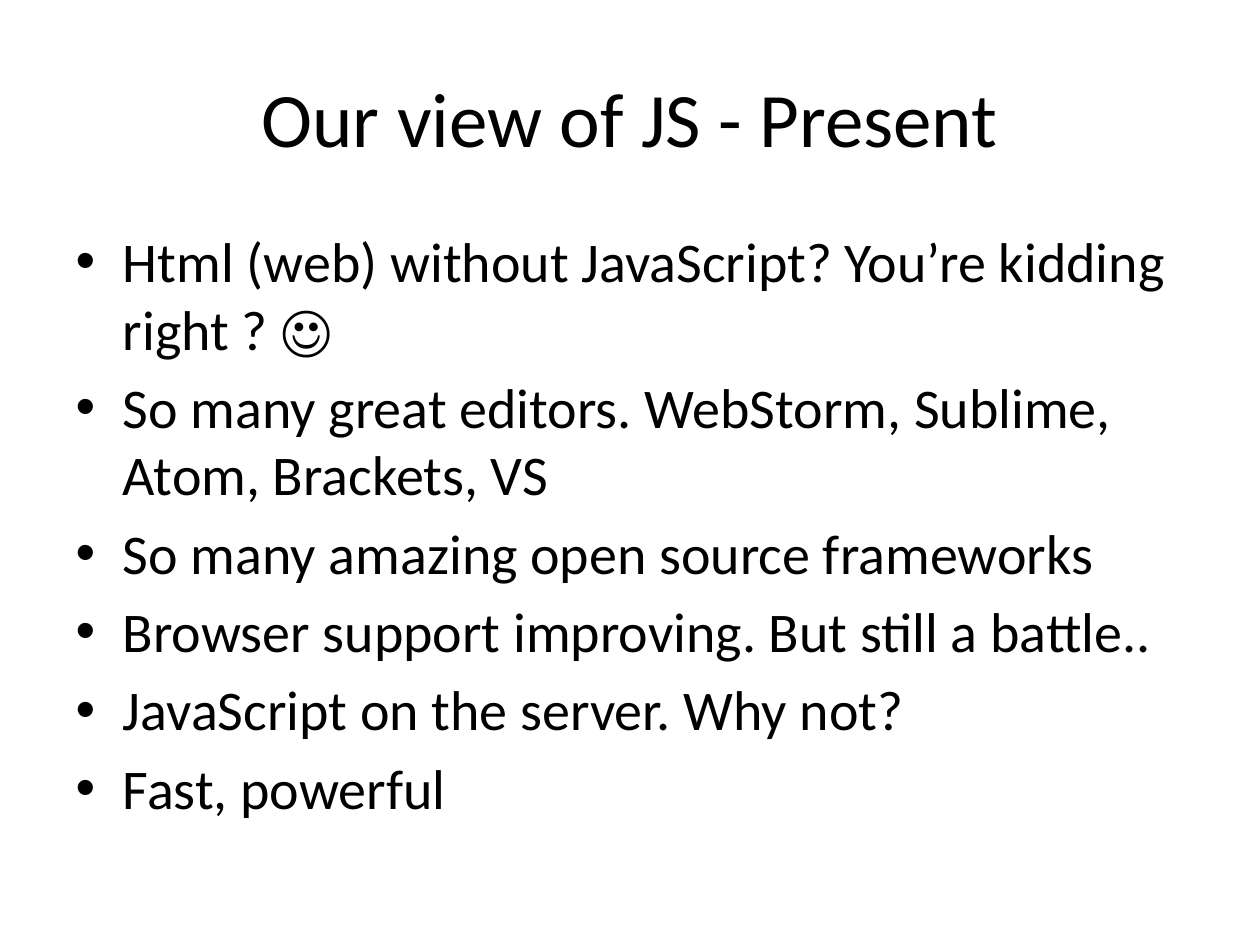
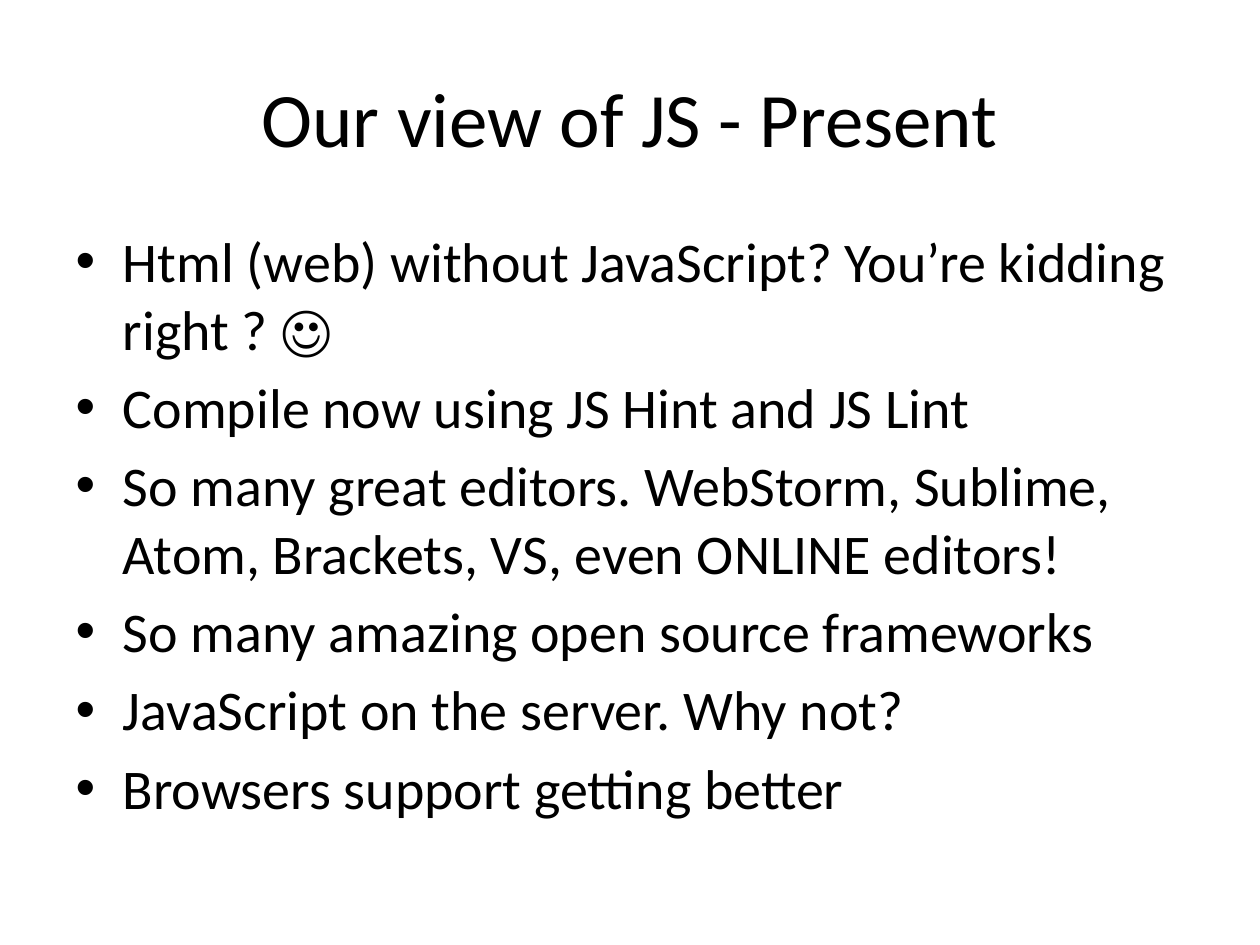
Before and after one commit to dejanvasic85/js-presentation, a slide deck: slide 3 of Dejan/Fundamentals/Fundamentals-Presentation.pptx. Drawn at 1260x945 pixels with LibreOffice and Linux fonts; fonts in the diff are those of the drawing. Boxes give left, top, right and bottom in pixels: in the first picture for what was removed or moved away, otherwise in the second. Text is boxed around its words. In the diff, an @@ line names an element or a change of style, - is before the commit and + after.

```diff
--- a/Dejan/Fundamentals/Fundamentals-Presentation.pptx
+++ b/Dejan/Fundamentals/Fundamentals-Presentation.pptx
@@ text at box(123, 389, 1111, 581): text changed @@
-• So many great editors. WebStorm, Sublime, Atom, Brackets, VS
+• Compile now using JS Hint and JS Lint
+• So many great editors. WebStorm, Sublime, Atom, Brackets, VS, even ONLINE editors!
@@ text at box(123, 613, 1150, 662): paragraph removed @@
-• Browser support improving. But still a battle..
@@ text at box(123, 770, 843, 819): text changed @@
-• Fast, powerful
+• Browsers support getting better
```
Also in this commit, not shown: 1 other slide changed, 9 other files.
